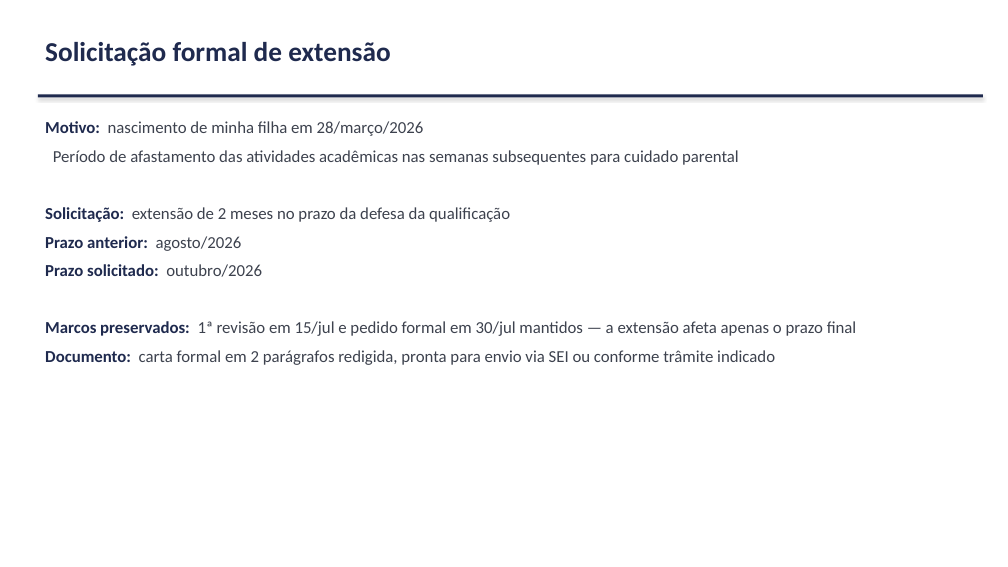
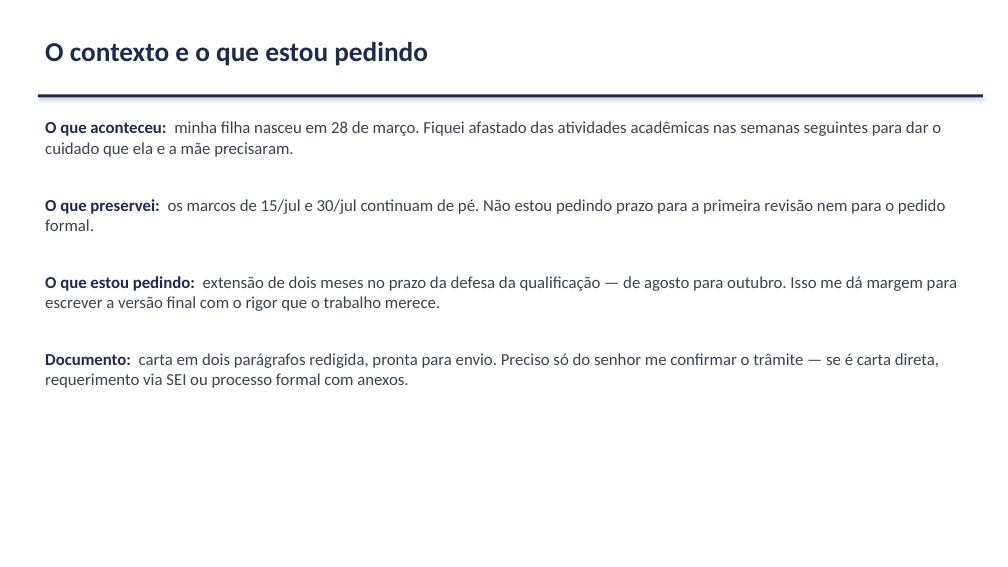
Before and after one commit to marcellozzetti/Facial-Recognition-Models-Mitigating-Bias, a slide deck: slide 21 of docs/ativo/material_reuniao_orientador_2026-07-08.pptx (slide 14 before the commit). Drawn at 1008x567 pixels with LibreOffice and Linux fonts; fonts in the diff are those of the drawing. Boxes give left, top, right and bottom in pixels: in the first picture for what was removed or moved away, otherwise in the second. Text is boxed around its words. In the diff, an @@ line names an element or a change of style, - is before the commit and + after.

```diff
--- a/docs/ativo/material_reuniao_orientador_2026-07-08.pptx
+++ b/docs/ativo/material_reuniao_orientador_2026-07-08.pptx
@@ text at box(45, 42, 428, 66): text changed @@
-Solicitação formal de extensão
+O contexto e o que estou pedindo
@@ text at box(45, 121, 957, 388): text changed @@
-Motivo: nascimento de minha filha em 28/março/2026
-Período de afastamento das atividades acadêmicas nas semanas subsequentes para cuidado parental
-Solicitação: extensão de 2 meses no prazo da defesa da qualificação
-Prazo anterior: agosto/2026
-Prazo solicitado: outubro/2026
-Marcos preservados: 1ª revisão em 15/jul e pedido formal em 30/jul mantidos — a extensão afeta apenas o prazo final
-Documento: carta formal em 2 parágrafos redigida, pronta para envio via SEI ou conforme trâmite indicado
+O que aconteceu: minha filha nasceu em 28 de março. Fiquei afastado das atividades acadêmicas nas semanas seguintes para dar o cuidado que ela e a mãe precisaram.
+O que preservei: os marcos de 15/jul e 30/jul continuam de pé. Não estou pedindo prazo para a primeira revisão nem para o pedido formal.
+O que estou pedindo: extensão de dois meses no prazo da defesa da qualificação — de agosto para outubro. Isso me dá margem para escrever a versão final com o rigor que o trabalho merece.
+Documento: carta em dois parágrafos redigida, pronta para envio. Preciso só do senhor me confirmar o trâmite — se é carta direta, requerimento via SEI ou processo formal com anexos.
```
Also in this commit, not shown: 9 other slides changed, 16 slides added, 8 slides removed, 1 other file.
